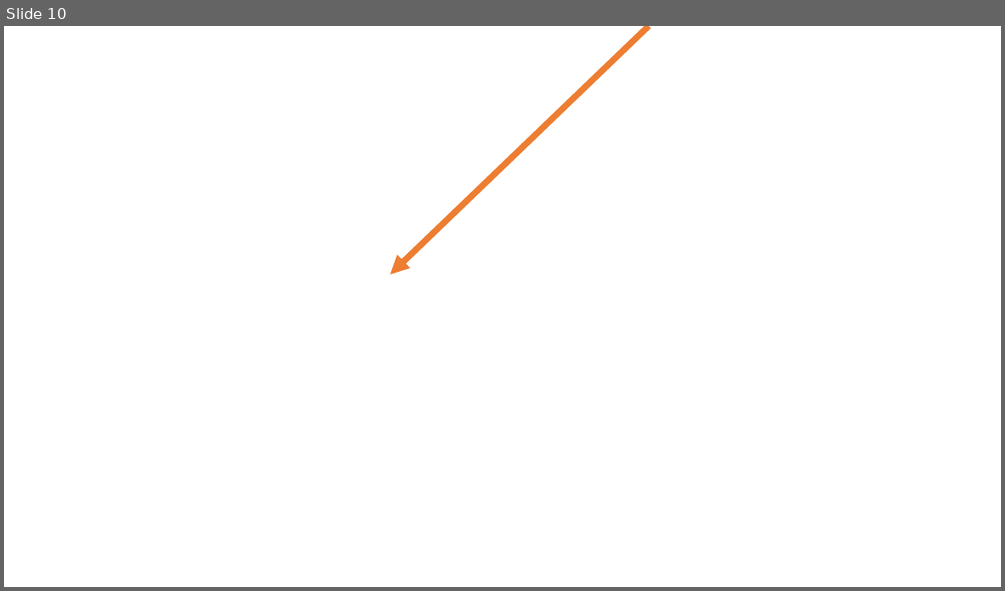
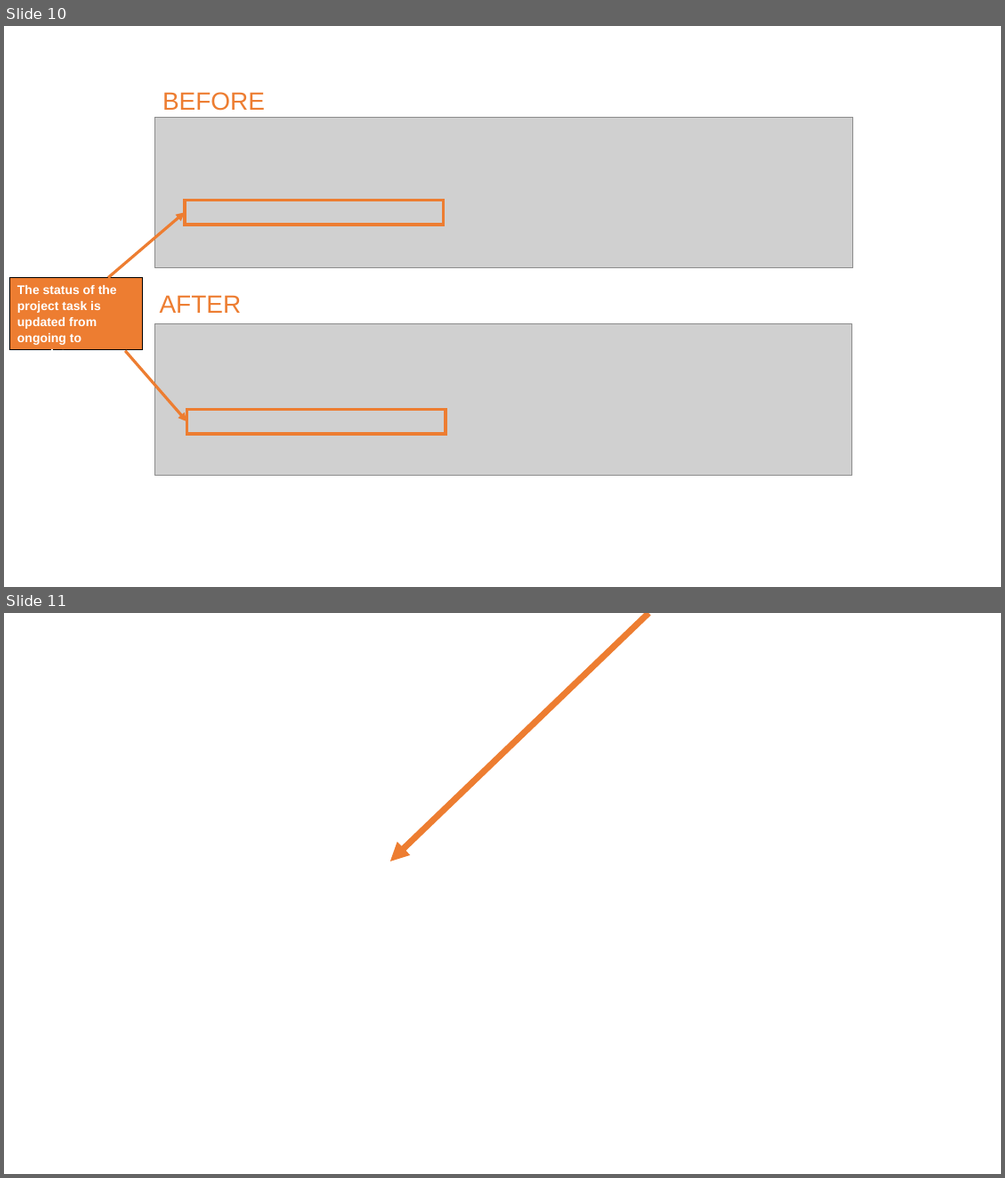
Before and after one commit to shunnizuka/main, a slide deck: docs/diagrams/ui_annotated.pptx. Shown one above the other, each under a label of ours: slide 10 before the commit, slides 10 and 11 after it. The pictures are 1005x591 and 1005x1178 pixels, drawn with LibreOffice and Linux fonts; fonts in the diff are those of the drawing; grey boxes stand for pictures; background and template pictures are left out. Boxes give left, top, right and bottom in pixels: in the first picture for what was removed or moved away, otherwise in the second. Text is boxed around its words. In the diff, an @@ line names an element or a change of style, - is before the commit and + after.

```diff
--- a/docs/diagrams/ui_annotated.pptx
+++ b/docs/diagrams/ui_annotated.pptx
@@ slide 10 added at [4, 26, 1001, 587], background #FFFFFF @@
@@ text added at [162, 92, 265, 111], 24 pt, text #ED7D31 @@
+BEFORE
@@ picture added at [155, 117, 853, 267] @@
@@ arrow added from (108, 277) to (185, 212), #ED7D31 2.75 pt @@
@@ rectangle added at [185, 200, 444, 224], outline #ED7D31 3 pt @@
@@ rectangle added at [10, 277, 142, 350], fill #ED7D31, outline #000000 0.75 pt, 12 pt, text #FFFFFF, bold @@
+The status of the project task is updated from ongoing to complete
@@ text added at [160, 295, 242, 313], 24 pt, text #ED7D31 @@
+AFTER
@@ picture added at [155, 323, 851, 475] @@
@@ arrow added from (125, 351) to (187, 421), #ED7D31 2.75 pt @@
@@ rectangle added at [187, 409, 446, 434], outline #ED7D31 3 pt @@
@@ what was slide 10 is now slide 11 @@
```
Also in this commit, not shown: 2 other files.
